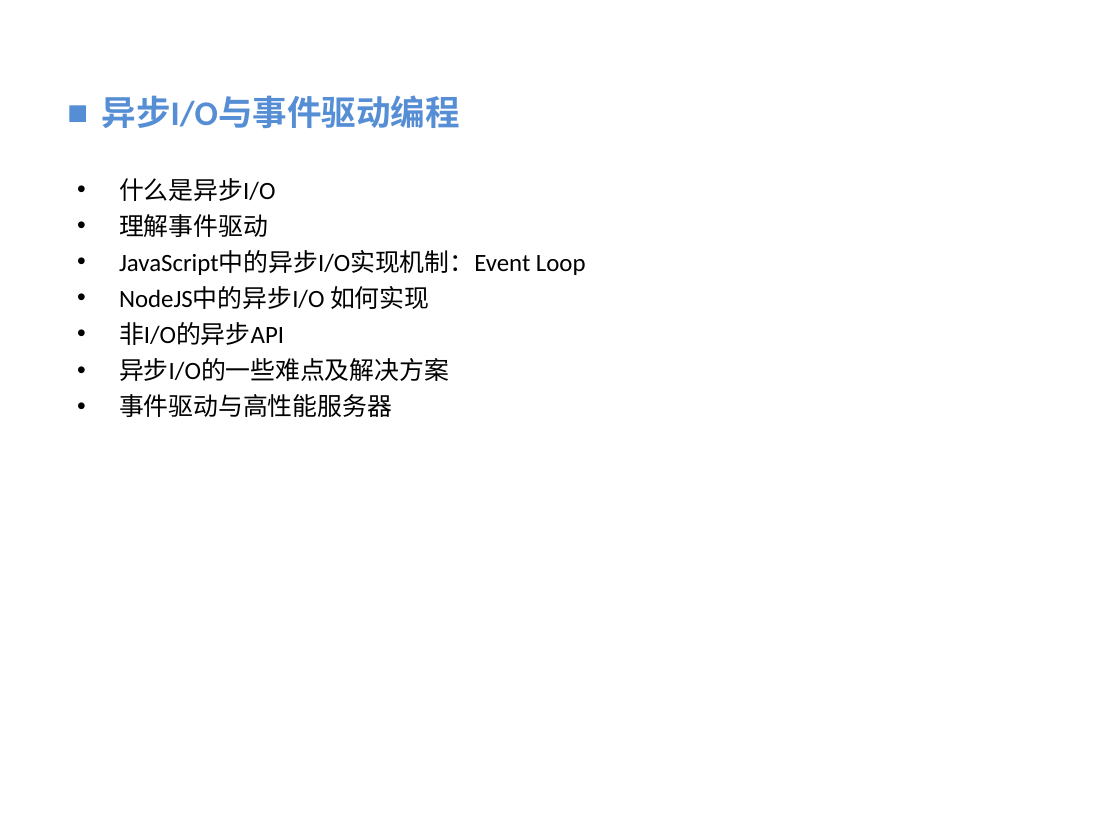
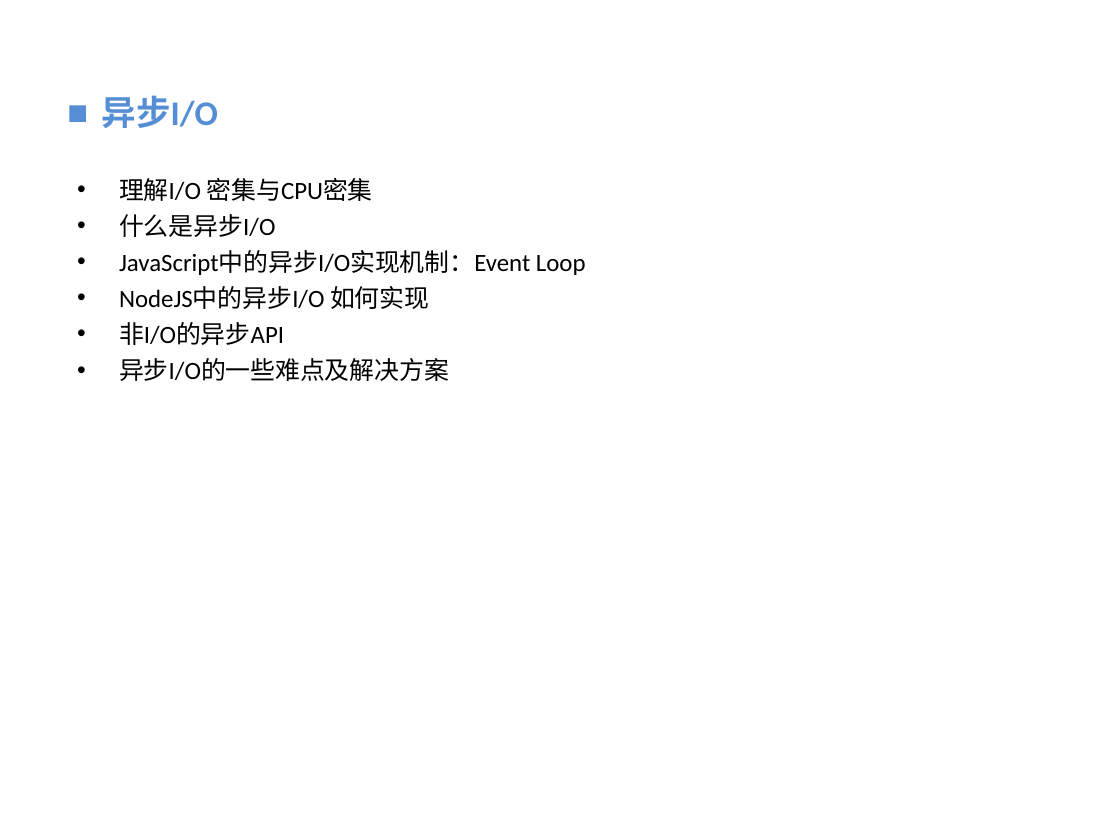
Before and after one commit to vaik/Documents, a slide deck: slide 20 of 我的分享/NodeJS基础概念理解.ppt (slide 16 before the commit). Drawn at 1120x840 pixels with LibreOffice and Linux fonts; fonts in the diff are those of the drawing; background and template pictures are left out. Boxes give left, top, right and bottom in pixels: in the first picture for what was removed or moved away, otherwise in the second. Text is boxed around its words. In the diff, an @@ line names an element or a change of style, - is before the commit and + after.

```diff
--- a/我的分享/NodeJS基础概念理解.ppt
+++ b/我的分享/NodeJS基础概念理解.ppt
@@ text at [102,95,218,128]: text changed @@
-■ 异步I/O与事件驱动编程
+■ 异步I/O
@@ text at [119,178,373,201]: paragraph added @@
+• 理解I/O 密集与CPU密集
@@ text at [119,214,268,237]: paragraph removed @@
-• 理解事件驱动
@@ text at [119,394,392,417]: paragraph removed @@
-• 事件驱动与高性能服务器
```
Also in this commit, not shown: 2 other slides changed, 6 slides added, 1 slide removed.
